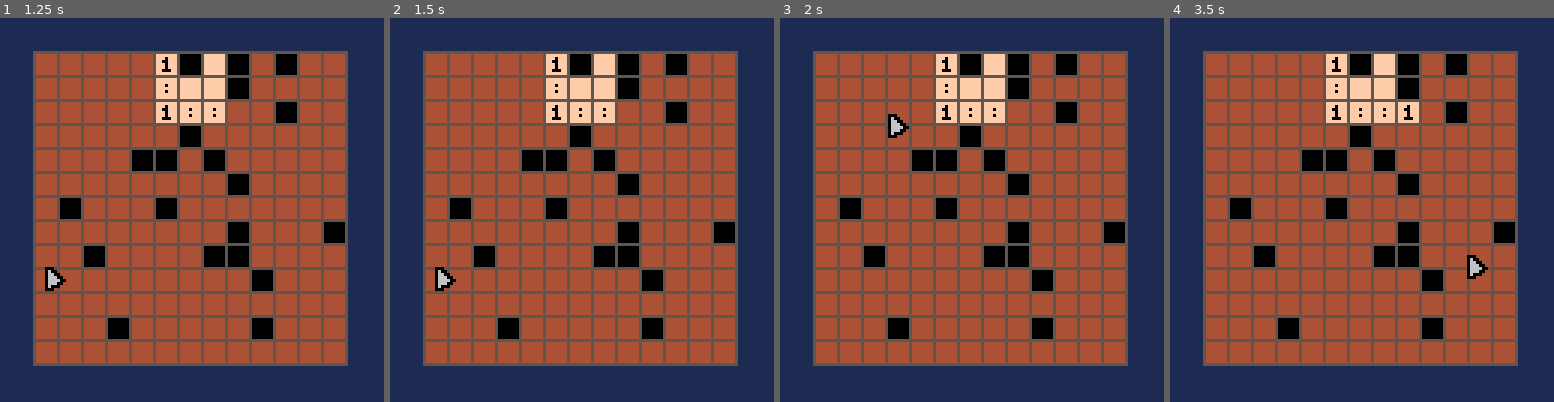
Above: before the commit, frames 1-4 (left to right).
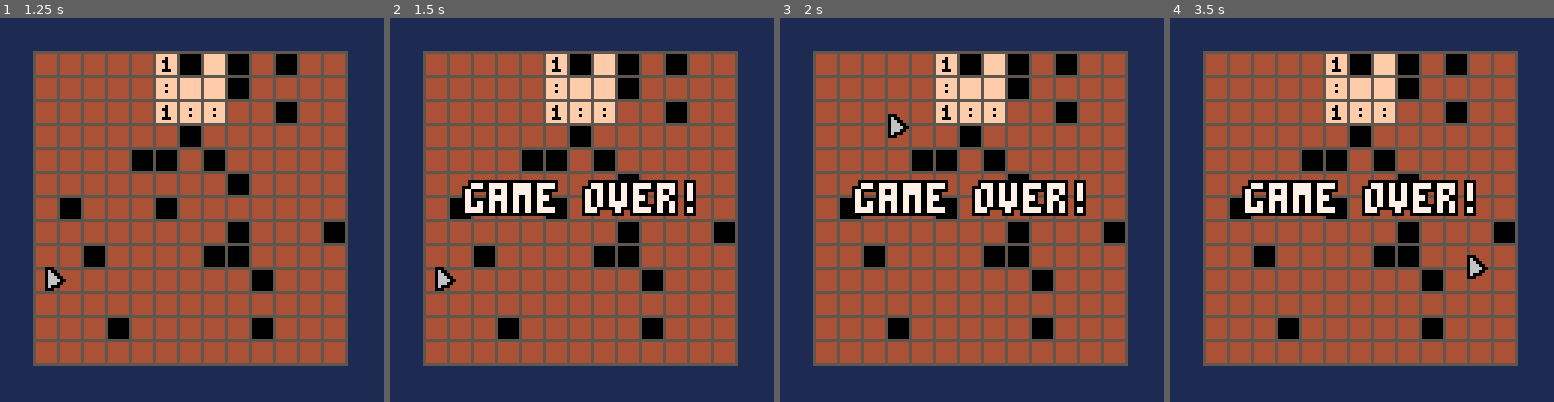
Above: after the commit, the same moments.

Repository: zommerfelds/ldjam57-p8sweeper
Game: PICO-8 cartridge p8sweeper.p8
The game is run twice, just before and just after one commit, with the same random seed, the same clock (stepped at 60 frames per second) and the same inputs.
Inputs (mouse positions are in pixels of both pictures, inside the frame that each line leads up to):
- Up to frame 1 (1.25 s): click (280, 121) at 0.67 s; click (46, 267) at 1.22 s
- Up to frame 2 (1.5 s): no input
- Up to frame 3 (2 s): click (887, 114) at 1.77 s
- Up to frame 4 (3.5 s): click (1342, 259) at 2.32 s; click (1404, 106) at 2.87 s; click (1465, 256) at 3.42 s

Frame 1 is identical in both runs. In frame 2, 4.5% of the frame differs, in the area x 18-80%, y 42-52%; in frame 3, 4.5%; in frame 4, 4.8%, in the area x 18-80%, y 21-52%.

Commit message:
Add a game over screen

Diff:
--- a/game.lua
+++ b/game.lua
@@ -9,6 +9,12 @@
 EMPTY_FIELD = 0
 SOLID_FIELD = 1
 MINE_FIELD = 2
+
+PLAYING = 0
+GAME_OVER = 1
+WIN = 2
+
+win_state = 0
 
 -- Initialize the grid
 grid = {}
@@ -159,27 +165,38 @@
   poke(0x5f2d, 1)
 end
 
+function check_win_conditions()
+  if win_state != PLAYING then
+    return -- already won or lost
+  end
+  for i = 1, GRID_WIDTH do
+    if visibility[i][GRID_HEIGHT] then
+      win_state = WIN
+      return
+    end
+  end
+end
+
 function _update()
-  -- Get the current mouse button state
+  if win_state != PLAYING then return end
+
   local mouse_state = stat(34)
   local mx, my = stat(32), stat(33)
-  -- Get mouse x and y positions
   local gx, gy = mouse_to_grid(mx, my)
 
   -- Left click
   if mouse_state == 1 then
-    -- and prev_mouse_state == 0 then
     if gx and gy then
       printh("Mouse clicked on grid: (" .. gx .. ", " .. gy .. ")", "mylog.txt")
-      flags[gx][gy] = false -- Remove flag if it was set
+      flags[gx][gy] = false
       -- Check if there is a directly adjacent uncovered cell (only vertical and horizontal)
       local can_uncover = false
-      for _, offset in ipairs({{-1, 0}, {1, 0}, {0, -1}, {0, 1}}) do
+      for _, offset in ipairs({ { -1, 0 }, { 1, 0 }, { 0, -1 }, { 0, 1 } }) do
         local nx, ny = gx + offset[1], gy + offset[2]
         if nx >= 1 and nx <= GRID_WIDTH and ny >= 1 and ny <= GRID_HEIGHT then
           if visibility[nx][ny] then
-        can_uncover = true
-        break
+            can_uncover = true
+            break
           end
         end
       end
@@ -188,8 +205,7 @@
         visibility[gx][gy] = true -- Uncover the clicked cell
       end
       if grid[gx][gy] == MINE_FIELD then
-        -- TODO: Game over logic here (e.g., show game over screen)
-        log("Game Over! You clicked on a mine!")
+        win_state = GAME_OVER
       end
     end
   end
@@ -202,8 +218,12 @@
     end
   end
 
-  -- Update the previous mouse state
   prev_mouse_state = mouse_state
+
+  check_win_conditions()
+  if win_state_time == nil then
+    win_state_time = time()
+  end
 end
 
 function _draw()
@@ -234,7 +254,85 @@
         end
       end
     end
+
+    local blink = ((time() - win_state_time) * 3) % 2 < 1.2 -- Toggle visibility every 0.5 seconds
+    if win_state == WIN and blink then
+      obprint("you win!", 34, 55, 7, 0, 2)
+    elseif win_state == GAME_OVER and blink then
+      obprint("game over!", 25, 55, 7, 0, 2)
+    end
   end
 
   draw_mouse_sprite()
 end
+
+-- from https://www.lexaloffle.com/bbs/?tid=29612
+function bprint(str, x, y, c, scale)
+  pal()
+  _str_to_sprite_sheet(str)
+
+  local w = #str * 4
+  local h = 5
+  pal(7, c)
+  palt(0, true)
+
+  sspr(0, 0, w, h, x, y, w * scale, h * scale)
+  pal()
+
+  _restore_sprites_from_usermem()
+  palt(0B0000000100000000)
+end
+
+function obprint(str, x, y, c, co, scale)
+  pal()
+  _str_to_sprite_sheet(str)
+
+  local w = #str * 4
+  local h = 5
+  palt(0, true)
+
+  pal(7, co)
+  for xx = -1, 1, 1 do
+    for yy = -1, 1, 1 do
+      sspr(0, 0, w, h, x + xx, y + yy, w * scale, h * scale)
+    end
+  end
+
+  pal(7, c)
+  sspr(0, 0, w, h, x, y, w * scale, h * scale)
+
+  pal()
+
+  _restore_sprites_from_usermem()
+
+  palt(0B0000000100000000)
+end
+
+function _str_to_sprite_sheet(str)
+  _copy_sprites_to_usermem()
+
+  _black_out_sprite_row()
+  set_sprite_target()
+  print(str, 0, 0, 7)
+  set_screen_target()
+end
+
+function set_sprite_target()
+  poke(0x5f55, 0x00)
+end
+
+function set_screen_target()
+  poke(0x5f55, 0x60)
+end
+
+function _copy_sprites_to_usermem()
+  memcpy(0x4300, 0x0, 0x0200)
+end
+
+function _black_out_sprite_row()
+  memset(0x0, 0, 0x0200)
+end
+
+function _restore_sprites_from_usermem()
+  memcpy(0x0, 0x4300, 0x0200)
+end
